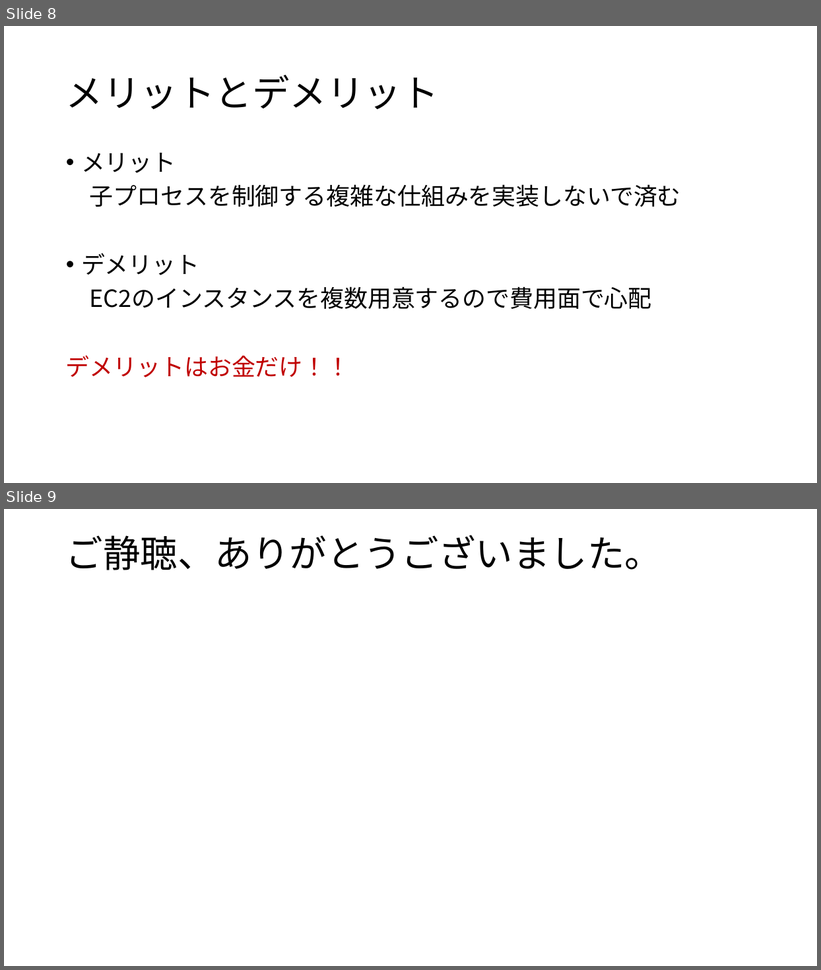
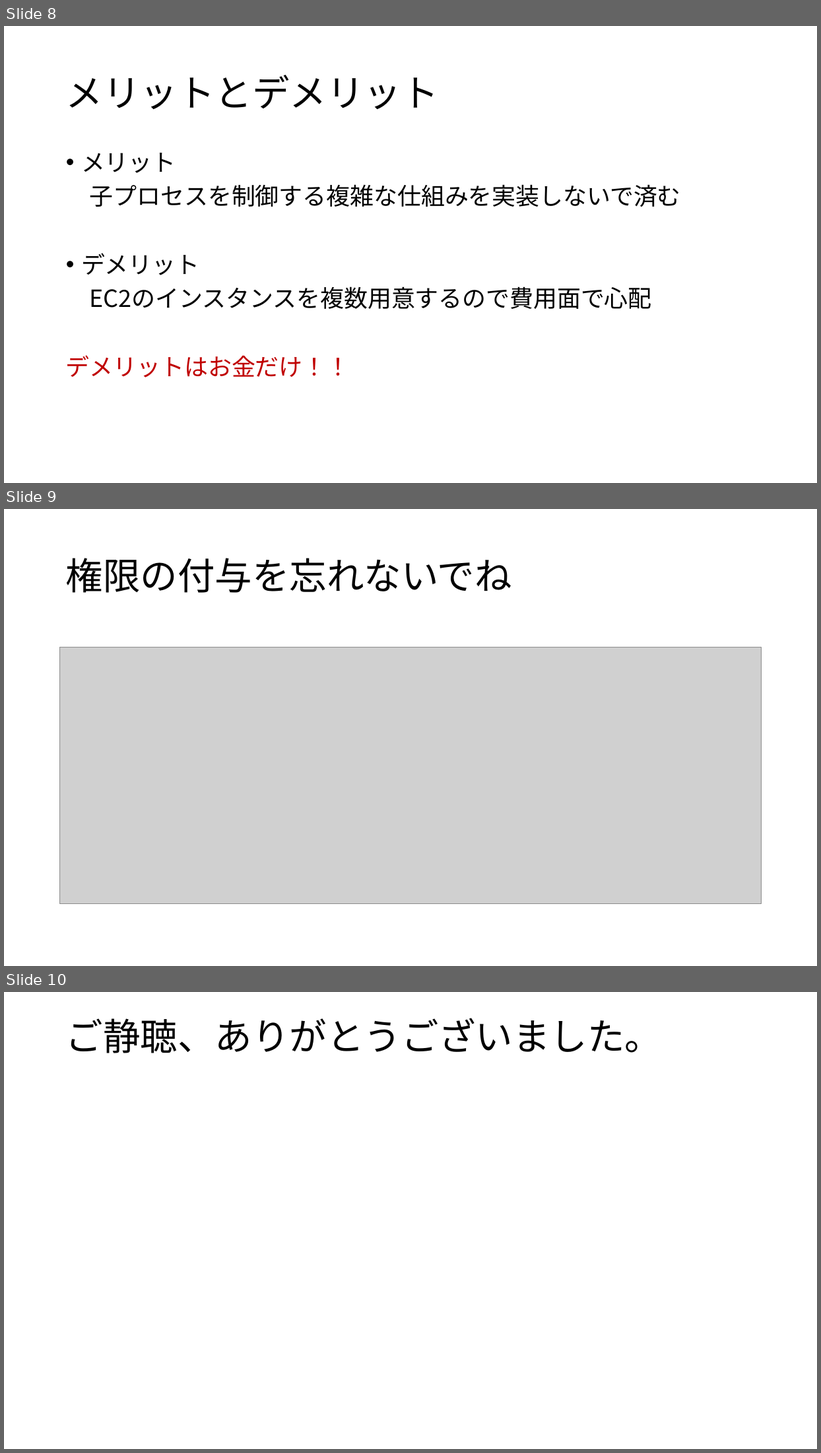
Before and after one commit to oretanegi/documents, a slide deck: プレゼンテーション1.pptx. Shown one above the other, each under a label of ours: slides 8 and 9 before the commit, slides 8, 9 and 10 after it. The pictures are 821x970 and 821x1453 pixels, drawn with LibreOffice and Linux fonts; fonts in the diff are those of the drawing; grey boxes stand for pictures. Boxes give left, top, right and bottom in pixels: in the first picture for what was removed or moved away, otherwise in the second. Text is boxed around its words. In the diff, an @@ line names an element or a change of style, - is before the commit and + after.

Commit message:
modified xls

```diff
--- a/プレゼンテーション1.pptx
+++ b/プレゼンテーション1.pptx
@@ slide 9 added at bbox=[4, 509, 817, 966], background #FFFFFF @@
@@ title added at bbox=[66, 558, 512, 593], 44 pt, text #000000 @@
+権限の付与を忘れないでね
@@ picture added at bbox=[60, 648, 762, 904] @@
@@ what was slide 9 is now slide 10 @@
```
